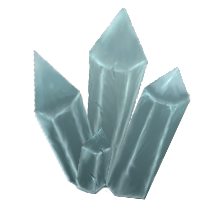
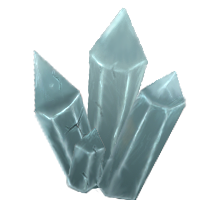
Revision of a layered (200, 200) image; what changed, layer by layer:
painted on "Layer 1" over [34, 62, 191, 200]
painted on "Layer 3" over [33, 51, 88, 150]
painted on "Layer 2" over [91, 8, 134, 144]
